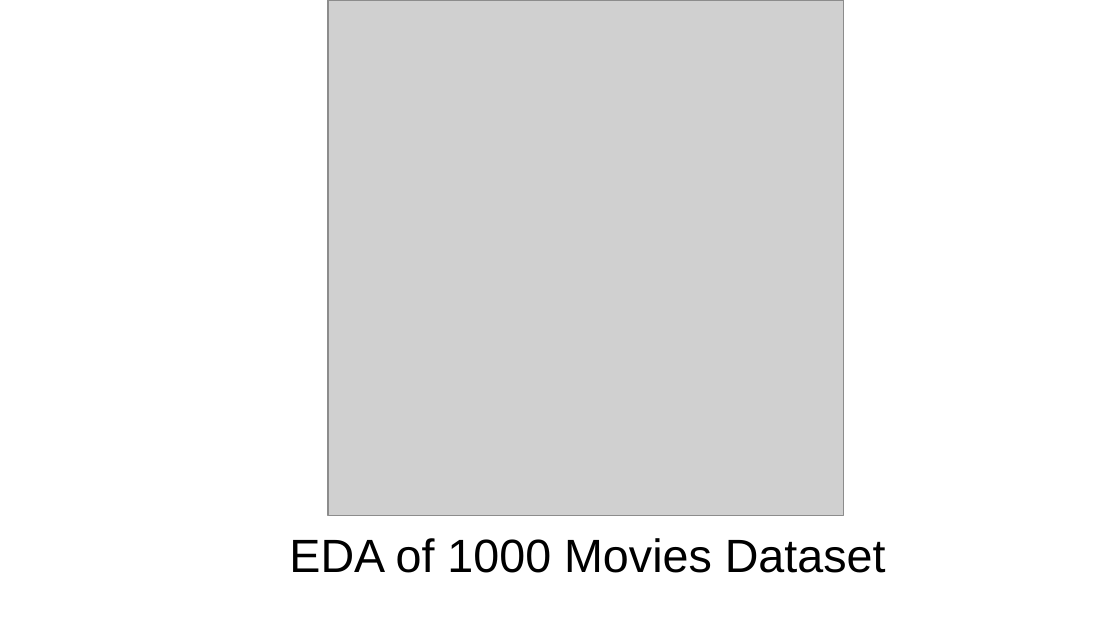
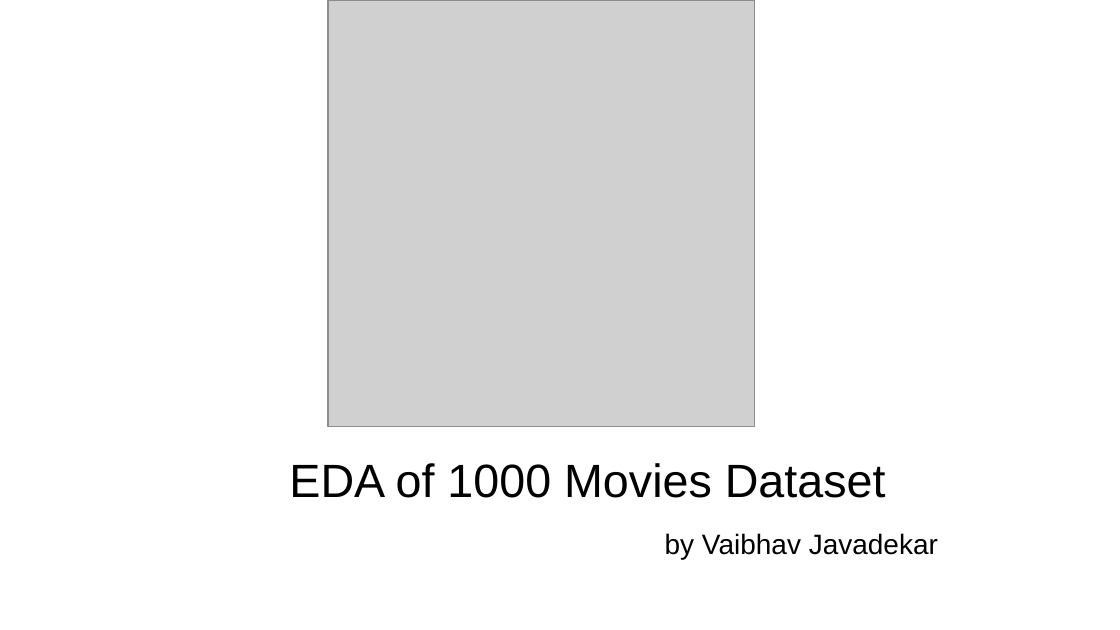
Before and after one commit to vaibhavjavadekar/practice-datasets, a slide deck: slide 1 of 1000moviesdataset/1000 Movies Dataset EDA.pptx. Drawn at 1120x630 pixels with LibreOffice and Linux fonts; fonts in the diff are those of the drawing; grey boxes stand for pictures. Boxes give left, top, right and bottom in pixels: in the first picture for what was removed or moved away, otherwise in the second. Text is boxed around its words. In the diff, an @@ line names an element or a change of style, - is before the commit and + after.

Commit message:
Adding 1000moviesdataset presentation

```diff
--- a/1000moviesdataset/1000 Movies Dataset EDA.pptx
+++ b/1000moviesdataset/1000 Movies Dataset EDA.pptx
@@ picture: place and size @@
-picture at [328,0,843,515]
+picture at [328,0,755,427]
@@ text "EDA of 1000 Movies Dataset": place and size @@
-text "EDA of 1000 Movies Dataset" at [289,538,886,573]
+text "EDA of 1000 Movies Dataset" at [289,463,886,498]
@@ text added at [665,533,938,559], 18 pt, text #000000 @@
+by Vaibhav Javadekar
```
Also in this commit, not shown: 2 other slides changed, 4 slides added, 1 other file.
